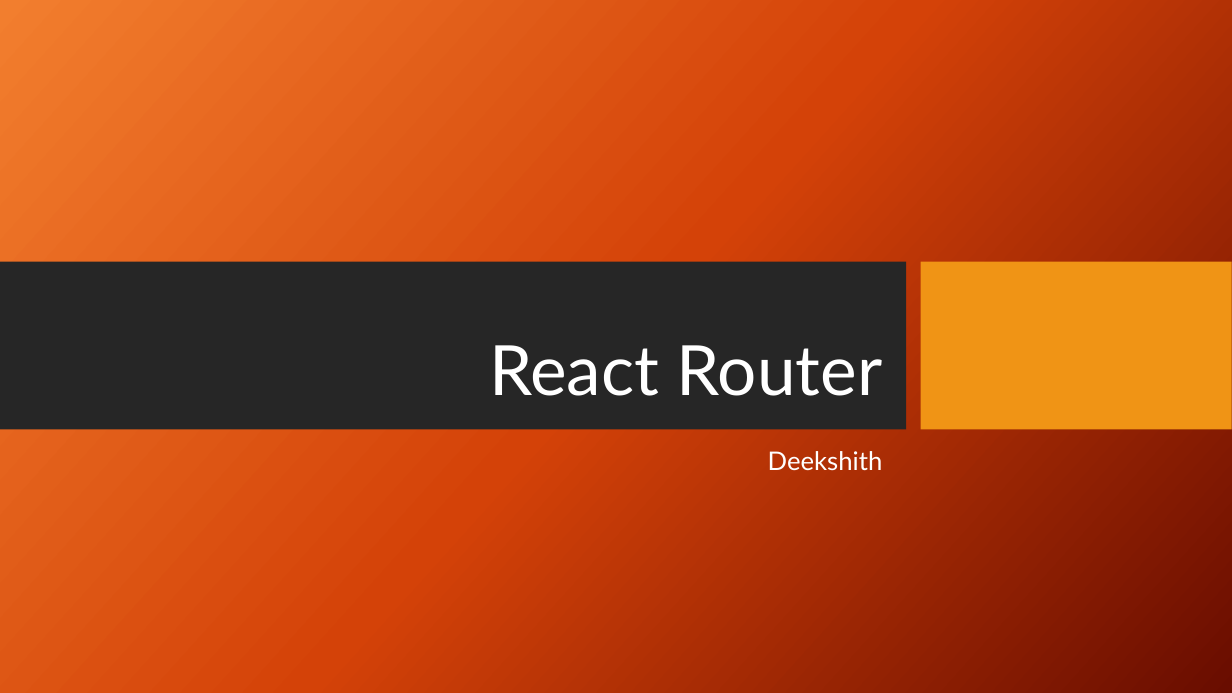
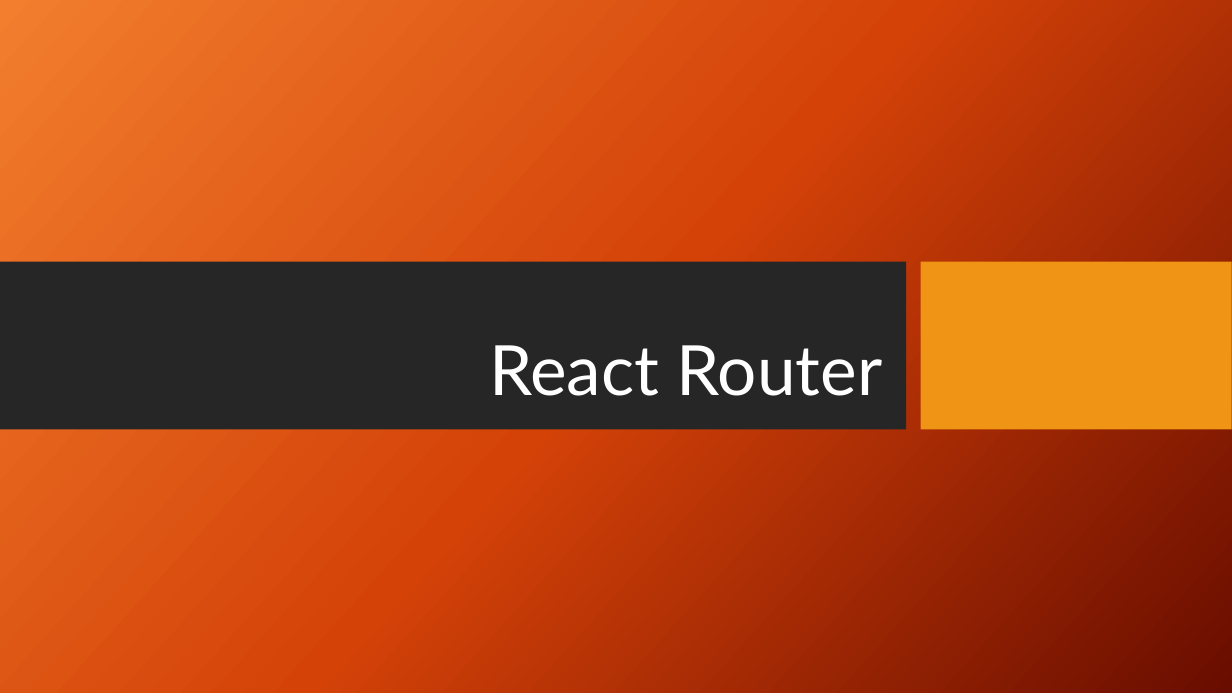
Before and after one commit to mayurpai/GxTraining, a slide deck: slide 1 of 2024/Presentation/React Router.pptx. Drawn at 1232x693 pixels with LibreOffice and Linux fonts; fonts in the diff are those of the drawing; background and template pictures are left out. Boxes give left, top, right and bottom in pixels: in the first picture for what was removed or moved away, otherwise in the second. Text is boxed around its words. In the diff, an @@ line names an element or a change of style, - is before the commit and + after.

Commit message:
React 2025 Training Resources

```diff
--- a/2024/Presentation/React Router.pptx
+++ b/2024/Presentation/React Router.pptx
@@ subtitle removed at (768,451,883,471) @@
-Deekshith
```
Also in this commit, not shown: 46 other files.
